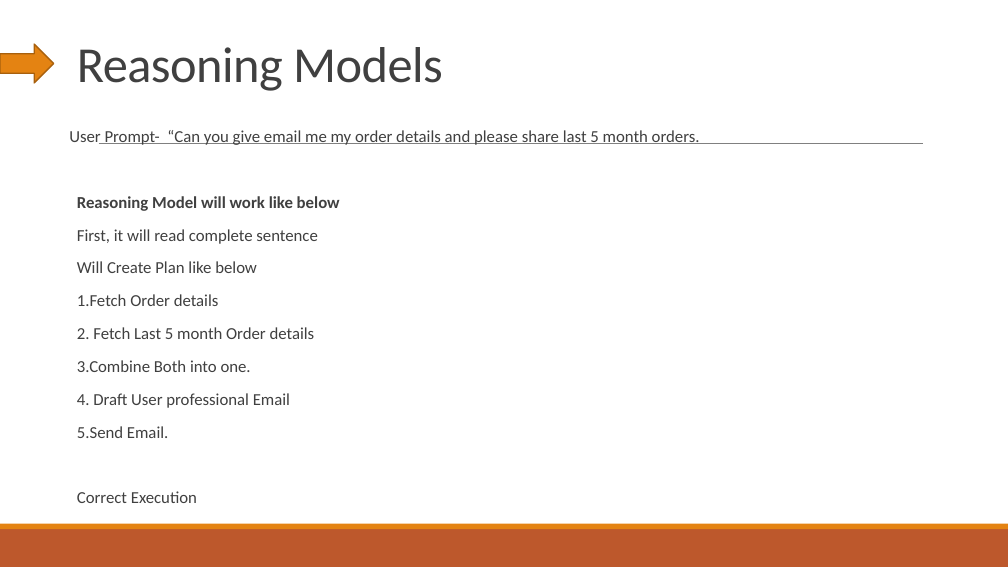
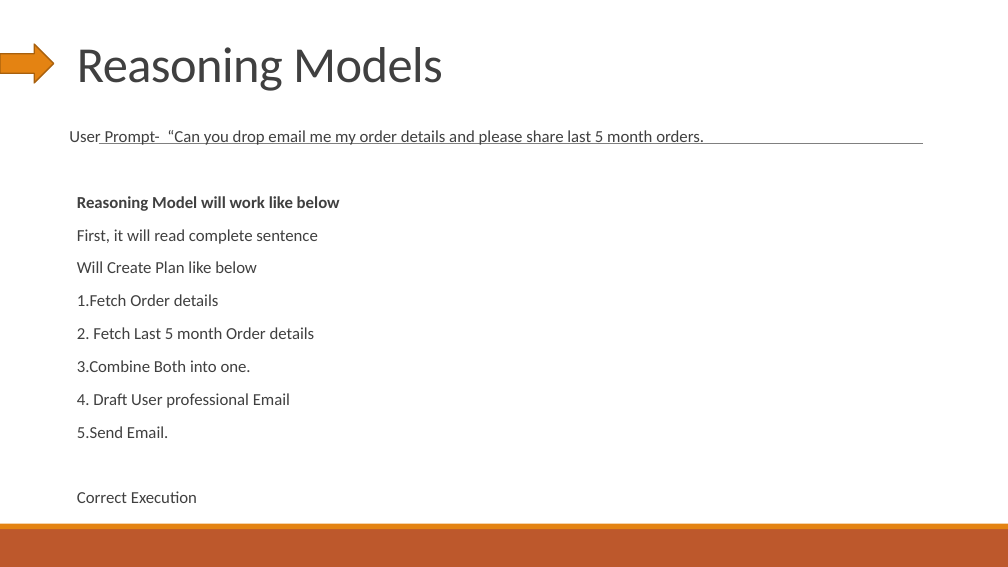
Before and after one commit to deveshomar/EducationAIAgent, a slide deck: slide 11 of session3/Choosing Between Models.pptx. Drawn at 1008x567 pixels with LibreOffice and Linux fonts; fonts in the diff are those of the drawing. Boxes give left, top, right and bottom in pixels: in the first picture for what was removed or moved away, otherwise in the second. Text is boxed around its words. In the diff, an @@ line names an element or a change of style, - is before the commit and + after.

```diff
--- a/session3/Choosing Between Models.pptx
+++ b/session3/Choosing Between Models.pptx
@@ text at (69,130,704,145): text changed @@
-User Prompt- “Can you give email me my order details and please share last 5 month orders.
+User Prompt- “Can you drop email me my order details and please share last 5 month orders.
```
Also in this commit, not shown: 10 other slides changed, 17 other files.
